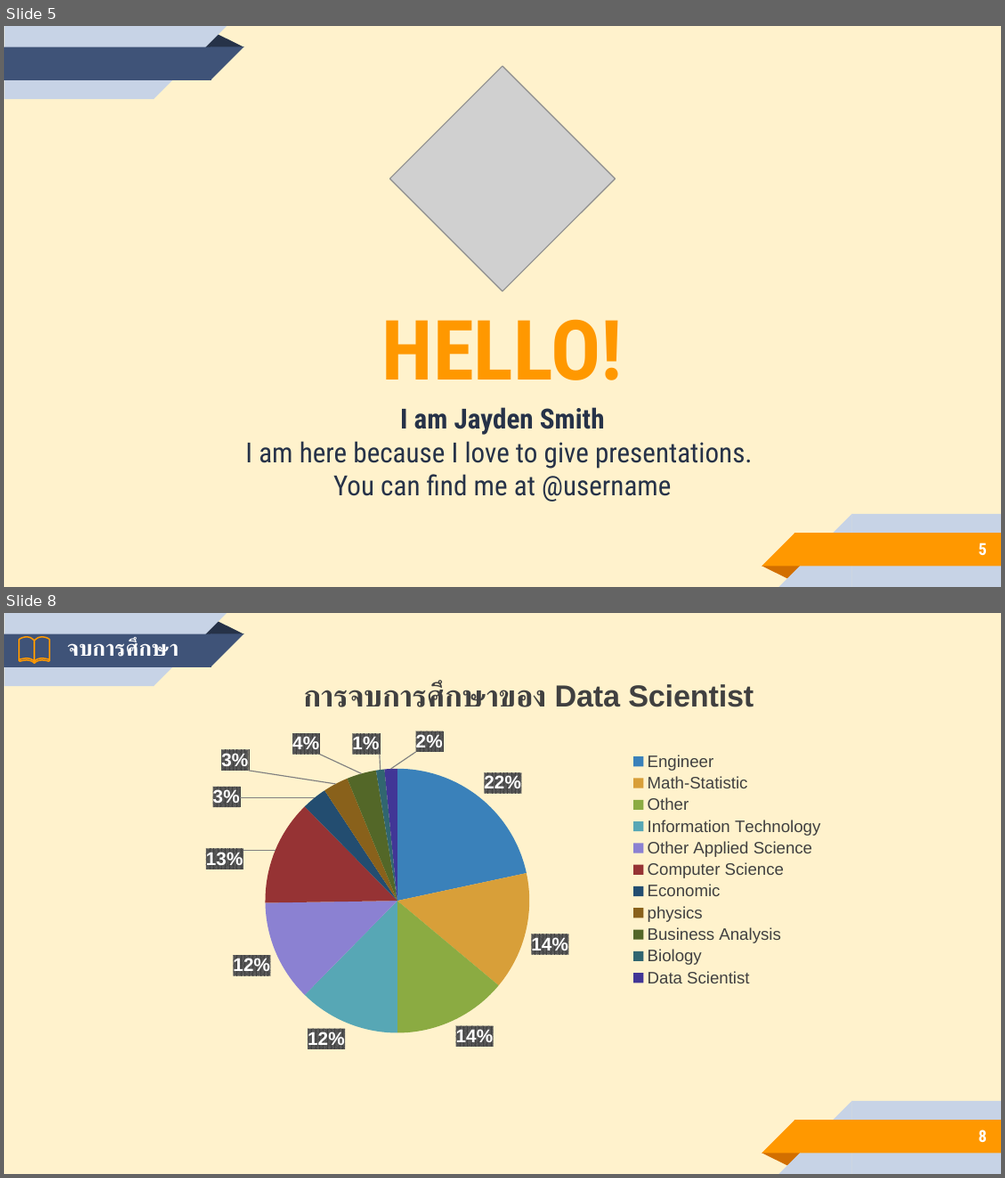
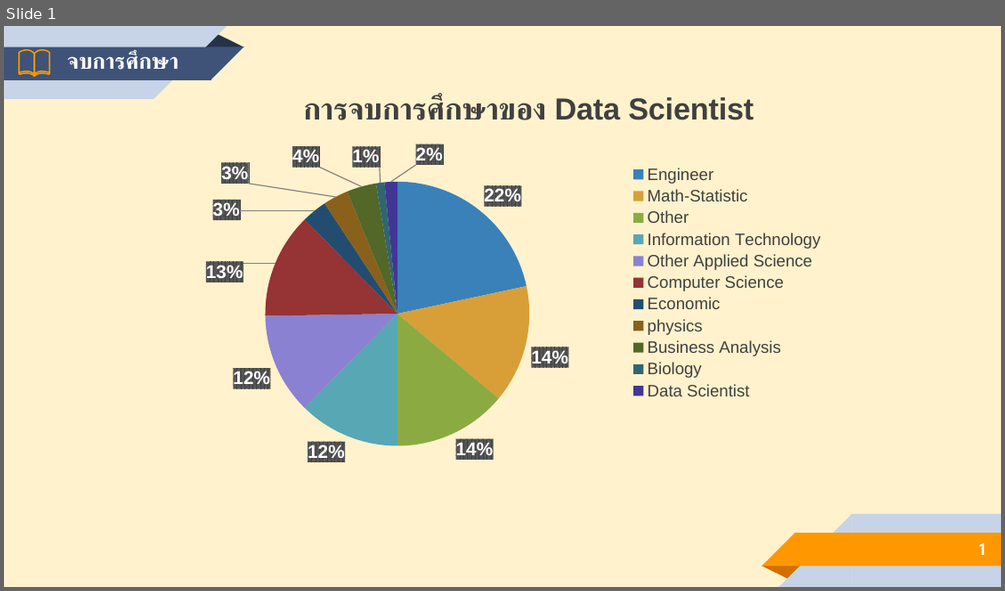
Before and after one commit to Kuroishi1221/Demand-Skills-for-Data-Scientists, a slide deck: presentaion/Present.pptx. Shown one above the other, each under a label of ours: slides 5 and 8 before the commit, slide 1 after it; the slides between them are not shown. The pictures are 1005x1178 and 1005x591 pixels, drawn with LibreOffice and Linux fonts; fonts in the diff are those of the drawing; grey boxes stand for pictures. Boxes give left, top, right and bottom in pixels: in the first picture for what was removed or moved away, otherwise in the second. Text is boxed around its words. In the diff, an @@ line names an element or a change of style, - is before the commit and + after.

```diff
--- a/presentaion/Present.pptx
+++ b/presentaion/Present.pptx
@@ slide 5 removed at box(4, 26, 1001, 587), background #FFF2CC; not listed: 10 template elements that a slide beside it also shows @@
@@ picture removed at box(389, 66, 615, 291) @@
@@ title removed at box(382, 319, 623, 380) @@
-HELLO!
@@ subtitle removed at box(245, 407, 752, 501) @@
-I am Jayden Smith
-I am here because I love to give presentations.
-You can find me at @username
@@ page number removed at box(979, 542, 987, 555) @@
-5
@@ what was slide 8 is now slide 1 @@
@@ page number at box(979, 543, 987, 555): text changed @@
-8
+1
```
Also in this commit, not shown: 1 slide changed, 1 slide added, 8 other slides removed.
